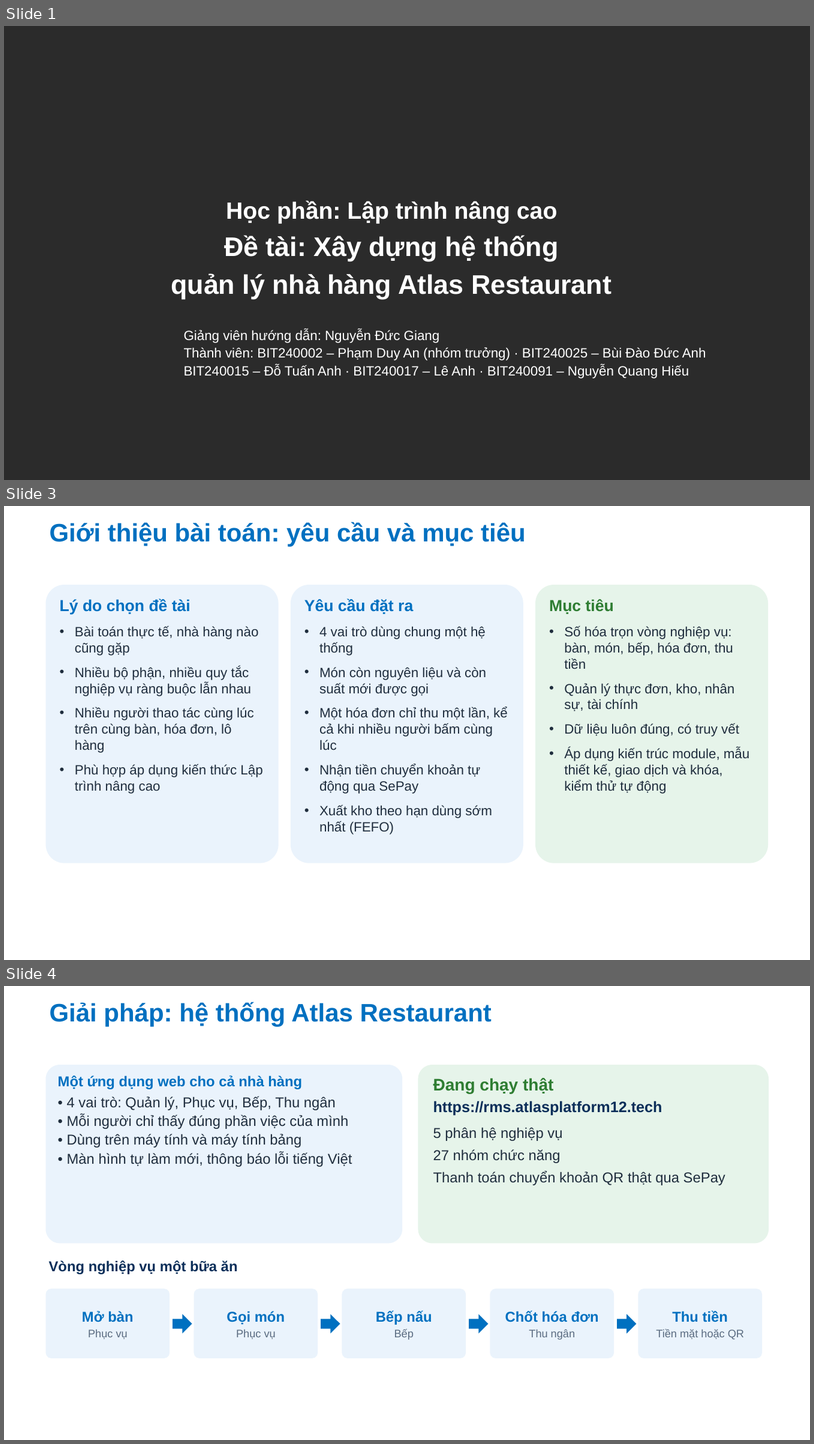
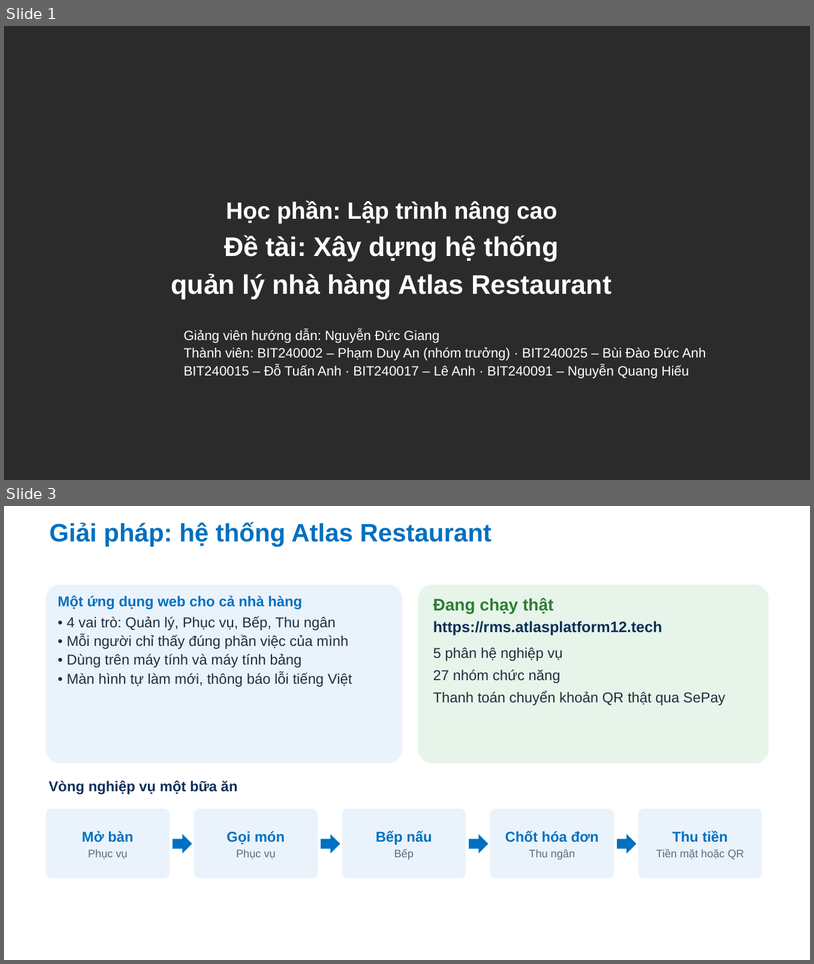
Before and after one commit to Anpham120/restaurant-management-system, a slide deck: docs/bao-cao-ltnc/Slide_LapTrinhNangCao_AtlasRestaurant.pptx. Shown one above the other, each under a label of ours: slides 1, 3 and 4 before the commit, slides 1 and 3 after it; the slides between them are not shown. The pictures are 814x1444 and 814x964 pixels, drawn with LibreOffice and Linux fonts; fonts in the diff are those of the drawing; background and template pictures are left out; a plain dark background stands for a picture behind light text. Boxes give left, top, right and bottom in pixels: in the first picture for what was removed or moved away, otherwise in the second. Text is boxed around its words. In the diff, an @@ line names an element or a change of style, - is before the commit and + after.

```diff
--- a/docs/bao-cao-ltnc/Slide_LapTrinhNangCao_AtlasRestaurant.pptx
+++ b/docs/bao-cao-ltnc/Slide_LapTrinhNangCao_AtlasRestaurant.pptx
@@ slide 3 removed at [4, 506, 810, 960], background #FFFFFF @@
@@ title removed at [50, 522, 526, 547] @@
-Giới thiệu bài toán: yêu cầu và mục tiêu
@@ rounded rectangle removed at [46, 585, 279, 863] @@
@@ rounded rectangle removed at [291, 585, 524, 863] @@
@@ rounded rectangle removed at [536, 585, 768, 863] @@
@@ text removed at [60, 599, 263, 793] @@
-Lý do chọn đề tài
-• Bài toán thực tế, nhà hàng nào cũng gặp
-• Nhiều bộ phận, nhiều quy tắc nghiệp vụ ràng buộc lẫn nhau
-• Nhiều người thao tác cùng lúc trên cùng bàn, hóa đơn, lô hàng
-• Phù hợp áp dụng kiến thức Lập trình nâng cao
@@ text removed at [305, 599, 508, 834] @@
-Yêu cầu đặt ra
-• 4 vai trò dùng chung một hệ thống
-• Món còn nguyên liệu và còn suất mới được gọi
-• Một hóa đơn chỉ thu một lần, kể cả khi nhiều người bấm cùng lúc
-• Nhận tiền chuyển khoản tự động qua SePay
-• Xuất kho theo hạn dùng sớm nhất (FEFO)
@@ text removed at [549, 599, 750, 793] @@
-Mục tiêu
-• Số hóa trọn vòng nghiệp vụ: bàn, món, bếp, hóa đơn, thu tiền
-• Quản lý thực đơn, kho, nhân sự, tài chính
-• Dữ liệu luôn đúng, có truy vết
-• Áp dụng kiến trúc module, mẫu thiết kế, giao dịch và khóa, kiểm thử tự động
@@ what was slide 4 is now slide 3 @@
```
Also in this commit, not shown: 1 slide changed, 1 other file.
